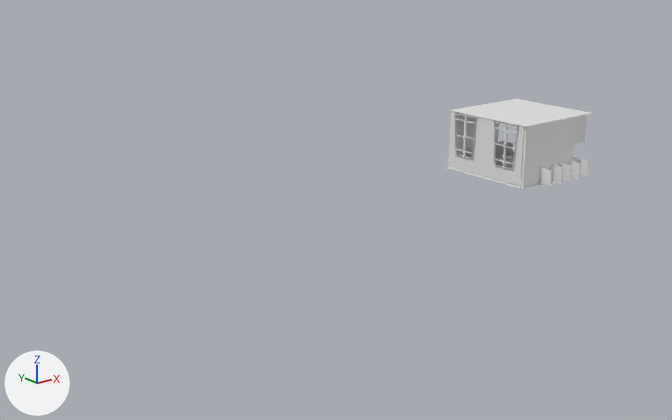
Before and after pictures for a commit that changed the FBX model Assets/Models/Office.fbx.
Both versions are drawn from a 50 mm lens placed at (-278.0, -216.0, 80.0), pointed at (-93.0, 15.0, -13.0). Arrows for +X, +Y and +Z are at lower left; the lights stay in place. Where no turn or scale is listed for an object, it has been applied to the vertices.

The first picture shows 'BossOffice', 'Cube.001', 'Employee', 'Plane.003'.
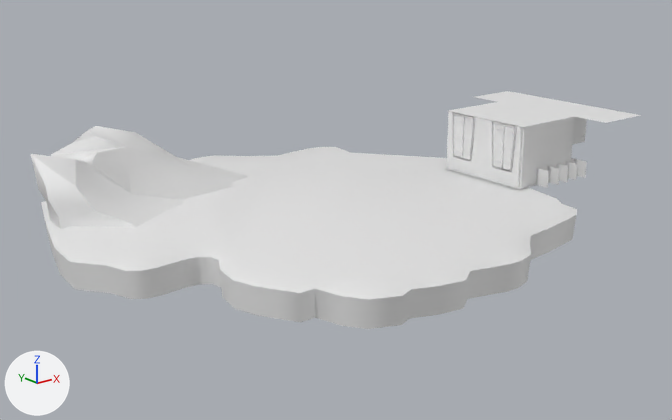
What differs and where, as boxes [x1, y1, x2, y2] in the pictures (672 x 420 px):
'Iceberg', added
    after: [31, 126, 577, 329]
'Employee', reshaped, moved (37% wider, 9% taller)
    before: [449, 99, 590, 189]
    after: [446, 91, 640, 189]
'BossOffice', reshaped
    before: [574, 114, 587, 144]
    after: [453, 113, 587, 170]
'Cube.001', moved
    before: [538, 157, 589, 187]
    after: [535, 158, 587, 188]
'Plane.003', moved
    before: [446, 167, 538, 189]
    after: [444, 167, 536, 189]
part 1 of me_plane_005, built on
    before: [500, 99, 590, 116]
    after: [475, 91, 640, 123]
part 2 of me_plane_006, added
    after: [453, 113, 516, 170]

The change, as a list of edits to the scene's bpy script:
```text
Add mat_glass:
    mat_glass = principled_material('Glass')
    mat_glass.base_color = (0.8, 0.8, 0.8)  # white #e7e7e7
    mat_glass.roughness = 0.553
Change me_plane_005:
    where me_plane_005.from_pydata(...)  # 171 vertices, 104 faces; spans x -0.5..36.3, y -17.7..17.7, z -8.1..13.8
    used by ob_employee; location = (-38.9, 0.0, 0.0)
    verts and faces of me_plane_005; kept vertices keep their numbers, new ones are numbered from 171
    before: 74 (27.0, -17.7, 13.7) at pixel (576, 116), 80 (36.3, -17.7, 13.7), 159 (27.0, 17.7, 13.7) at pixel (500, 101), 165 (27.0, 0.0, 13.7) at pixel (536, 108), 169 (36.3, 17.7, 13.7) at pixel (516, 98)
    before: 170 (36.3, 0.0, 13.7) at pixel (553, 105)
    me_plane_005 part 1
    add delete_faces([(74, 165, 170, 80), (159, 169, 170, 165)])
    add verts[80] = (27.0, -30.9, 13.7)  # moved, pixel (606, 122)
    add verts[170] = (47.4, 0.0, 13.7)  # moved, pixel (570, 102)
    add verts[169] = (27.0, 30.9, 13.7)  # moved
    add for new, old in zip([*range(171, 175)], [74, 80, 159, 169]): verts[new] = verts[old] + (20.4, 0.0, 0.0)
    add faces += [(74, 165, 170, 171), (74, 171, 172, 80), (159, 173, 170, 165), (159, 169, 174, 173)]
Change me_plane_006:
    used by ob_bossoffice; location = (0.0, 0.0, 0.0)
    remove me_plane_006.from_pydata(...)  # 56 vertices, 34 faces; spans x -8.2..7.7, y -7.8..7.8, z -0.1..11.1
    add me_plane_006.from_pydata(...)  # 120 vertices, 69 faces; spans x -40.0..7.7, y -14.8..23.8, z -2.0..13.2
    me_plane_006 part 2: 8 vertices added at x -40.0, y -14.8..14.8, z -2.0..13.2
    add me_plane_006.materials.append(mat_glass)  # white #e7e7e7
Add me_iceberg:
    me_iceberg.from_pydata(...)  # 217 vertices, 210 faces; spans x -186.0..-17.0, y -61.0..95.0, z -18.0..16.0
    me_iceberg.materials.append(mat_office)  # white #e7e7e7
Change ob_cube_001:
    ob_cube_001.location: (-19.4, -17.5, -7.1) -> (-20.9, -17.5, -7.1)
Change ob_employee:
    ob_employee.location: (-38.9, 0.0, 0.0) -> (-40.0, 0.0, 0.0)
Change ob_plane_003:
    ob_plane_003.location: (-21.2, 0.0, 0.0) -> (-22.7, 0.0, 0.0)
Add ob_iceberg:
    ob_iceberg = bpy.data.objects.new('Iceberg', me_iceberg)
    ob_iceberg.location = (0.0, 0.0, 0.0)
```
